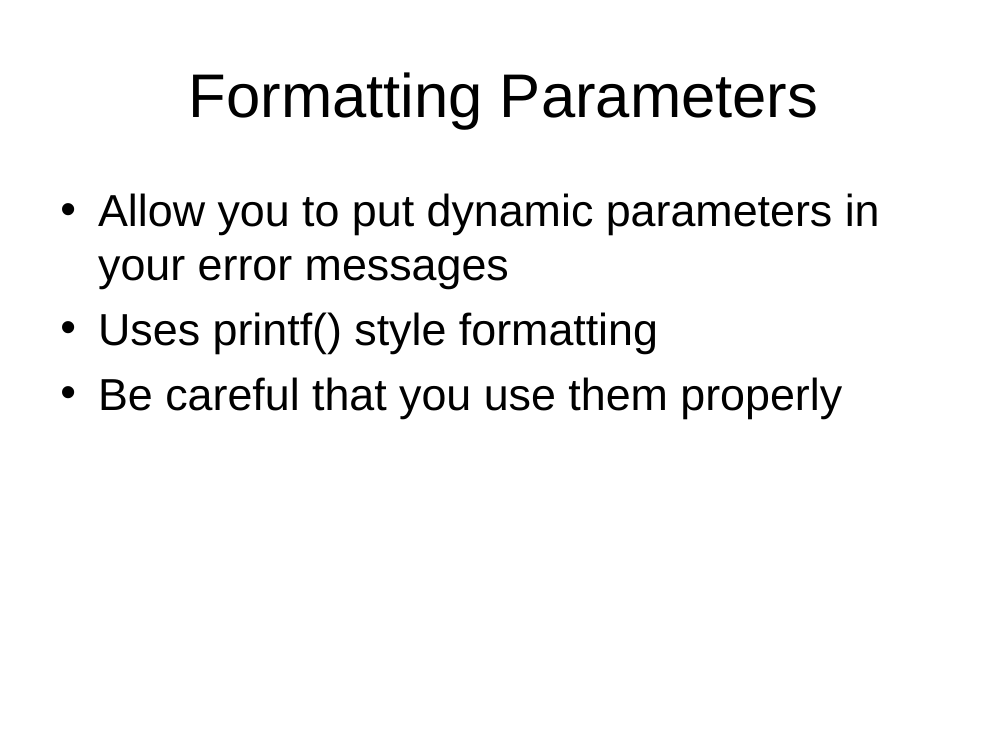
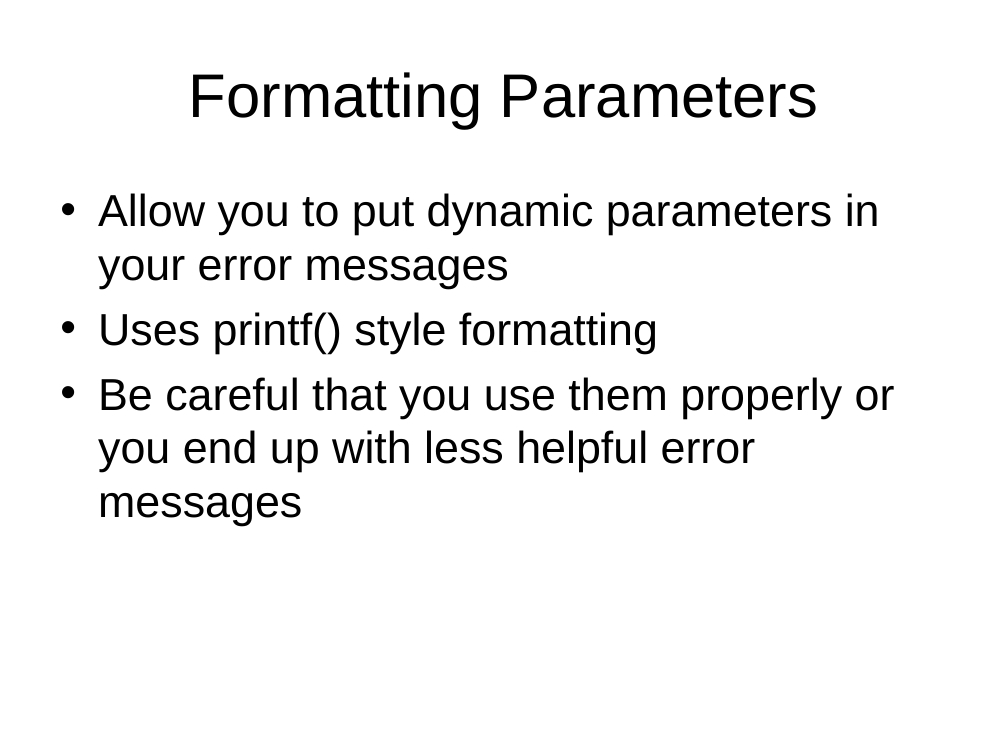
Before and after one commit to LIPHP/Employee-Contact-List, a slide deck: slide 20 of Docs/Using Microsoft SQL Server with PHP.ppt (slide 19 before the commit). Drawn at 1008x756 pixels with LibreOffice and Linux fonts; fonts in the diff are those of the drawing. Boxes give left, top, right and bottom in pixels: in the first picture for what was removed or moved away, otherwise in the second. Text is boxed around its words. In the diff, an @@ line names an element or a change of style, - is before the commit and + after.

```diff
--- a/Docs/Using Microsoft SQL Server with PHP.ppt
+++ b/Docs/Using Microsoft SQL Server with PHP.ppt
@@ text at (98,377,895,526): text changed @@
-• Be careful that you use them properly
+• Be careful that you use them properly or you end up with less helpful error messages
```
Also in this commit, not shown: 9 other slides changed, 5 slides added, 2 slides removed, 6 other files.
